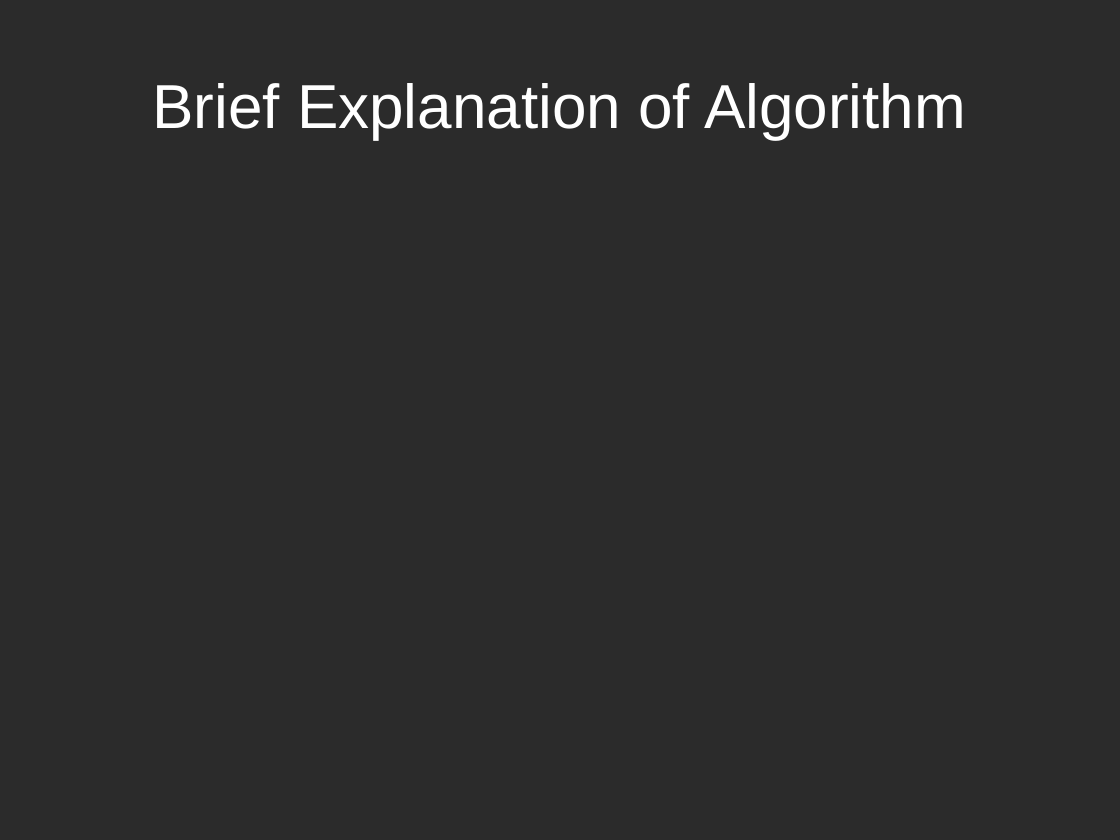
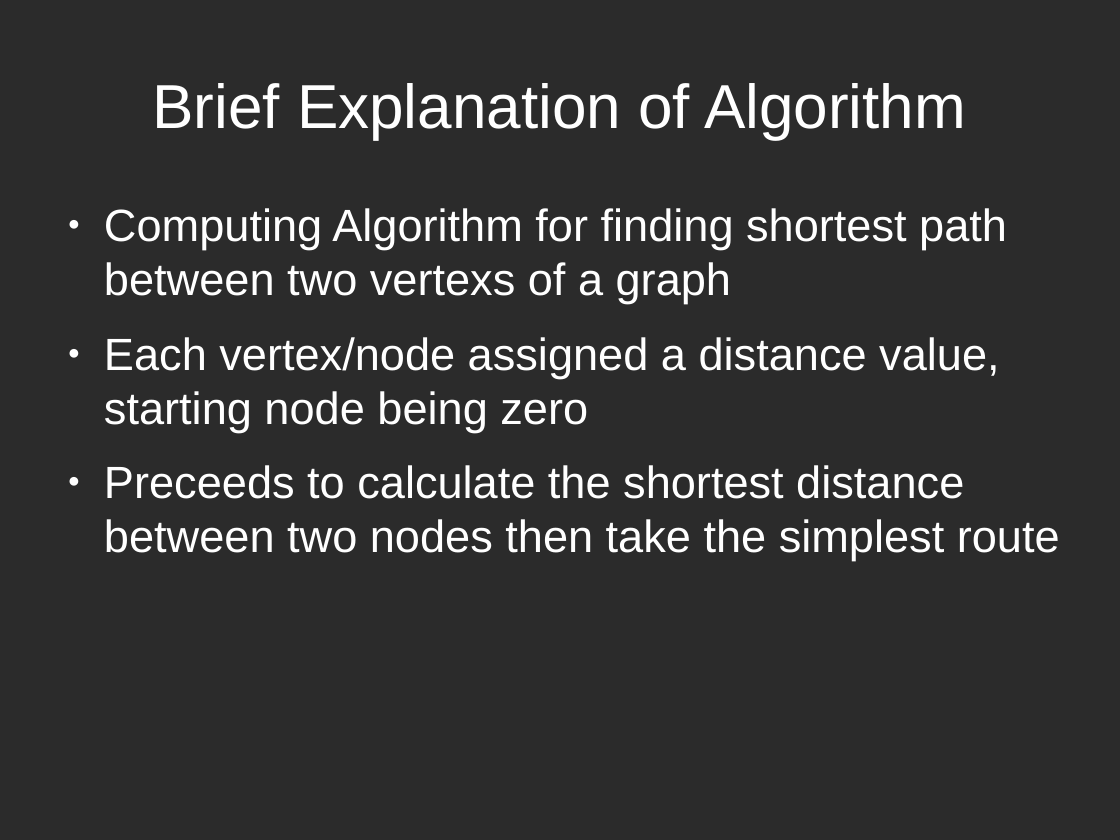
Before and after one commit to BrendanToolan/ResearchMethodsPresentation, a slide deck: slide 3 of research methods presentation.odp. Drawn at 1120x840 pixels with LibreOffice and Linux fonts; fonts in the diff are those of the drawing; background and template pictures are left out; a plain dark background stands for a picture behind light text. Boxes give left, top, right and bottom in pixels: in the first picture for what was removed or moved away, otherwise in the second. Text is boxed around its words. In the diff, an @@ line names an element or a change of style, - is before the commit and + after.

```diff
--- a/research methods presentation.odp
+++ b/research methods presentation.odp
@@ text added at (x1=104, y1=208, x2=1060, y2=561), 32 pt, text #FFFFFF @@
+● Computing Algorithm for finding shortest path between two vertexs of a graph
+● Each vertex/node assigned a distance value, starting node being zero
+● Preceeds to calculate the shortest distance between two nodes then take the simplest route
```
Also in this commit, not shown: 1 slide added, 3 other files.
